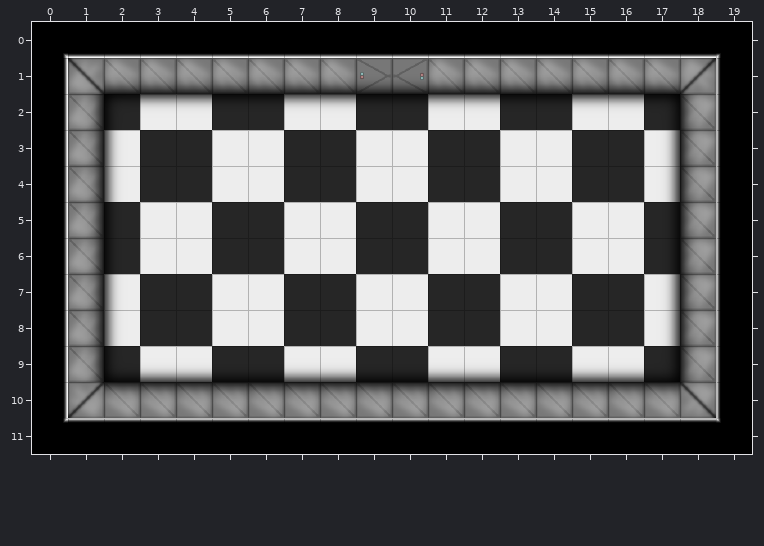
One commit to this Tiled map: maps/room0.tmx. The picture above is the old version.
Cells are 64x64 px. Shown: x 0..19, y 0..11.
New version:
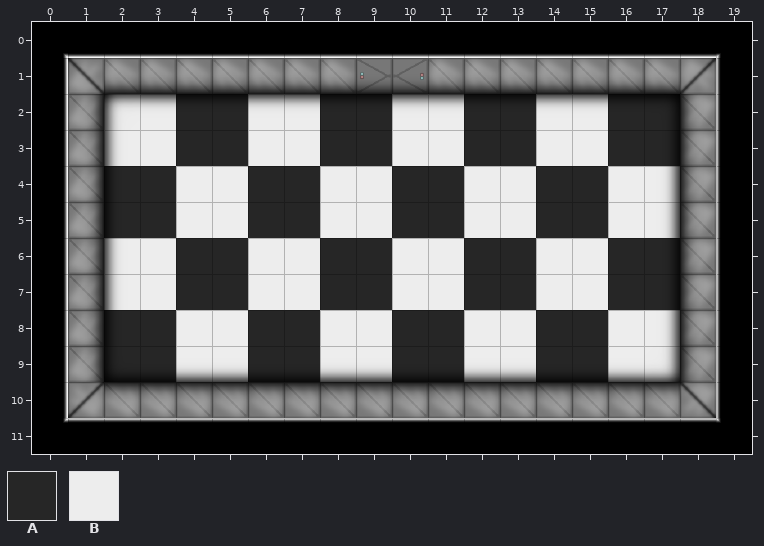
Key: from "Custom tiles": A 12 "tile-black", B 13 "tile-white".
_ is an empty cell.
Tiles replaced or removed in this view: A, B.
What changed:
Changed rows in their new state; . is an unchanged cell.
Layer "Ground":
first column x 2:
 2 B.A.B.A.B.A.B.A.
 3 .B.A.B.A.B.A.B.A
 4 A.B.A.B.A.B.A.B.
 5 .A.B.A.B.A.B.A.B
 6 B.A.B.A.B.A.B.A.
 7 .B.A.B.A.B.A.B.A
 8 A.B.A.B.A.B.A.B.
 9 .A.B.A.B.A.B.A.B
Where, in picture pixels (left, top, right, bottom), the same in both pictures:
changed: (104, 94, 680, 382)
